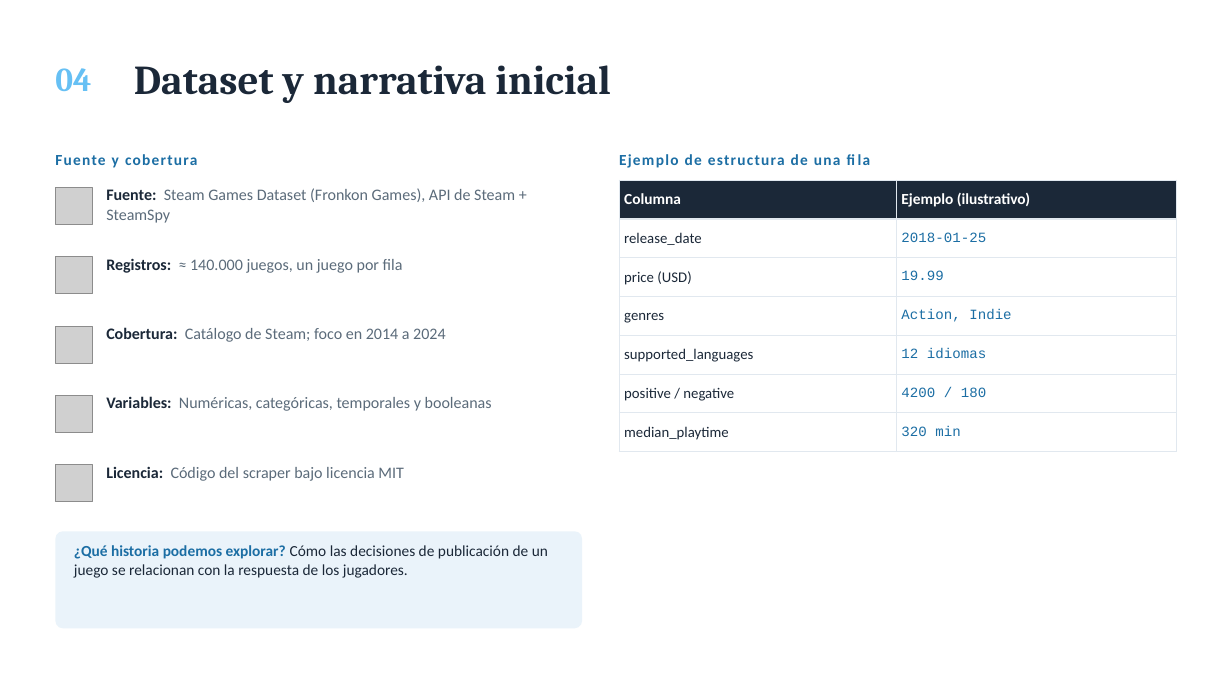
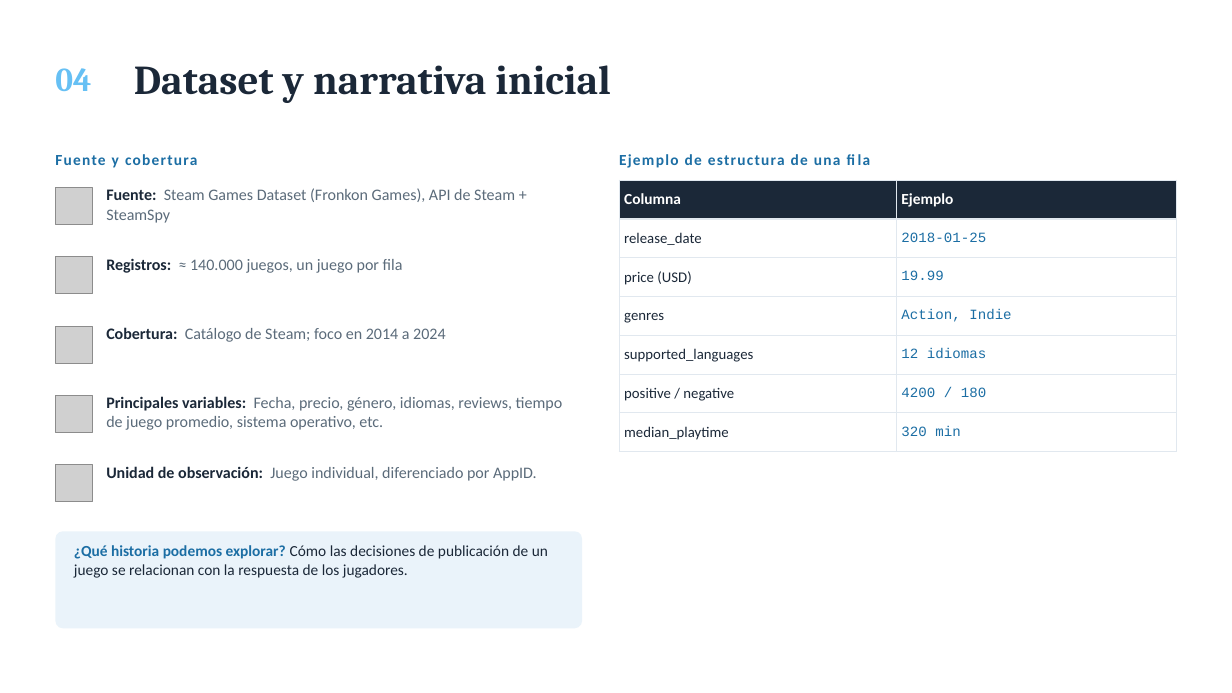
Before and after one commit to MaxiBonoUSM/Radiografia-Steam, a slide deck: slide 4 of docs/Radiografía Steam.pptx. Drawn at 1232x693 pixels with LibreOffice and Linux fonts; fonts in the diff are those of the drawing; grey boxes stand for pictures. Boxes give left, top, right and bottom in pixels: in the first picture for what was removed or moved away, otherwise in the second. Text is boxed around its words. In the diff, an @@ line names an element or a change of style, - is before the commit and + after.

```diff
--- a/docs/Radiografía Steam.pptx
+++ b/docs/Radiografía Steam.pptx
@@ table at (x1=619, y1=180, x2=1177, y2=452) @@
-row 1, column 2: Ejemplo (ilustrativo)
+row 1, column 2: Ejemplo
@@ text at (x1=106, y1=396, x2=563, y2=430): text changed @@
-Variables: Numéricas, categóricas, temporales y booleanas
+Principales variables: Fecha, precio, género, idiomas, reviews, tiempo de juego promedio, sistema operativo, etc.
@@ text at (x1=106, y1=466, x2=537, y2=481): text changed @@
-Licencia: Código del scraper bajo licencia MIT
+Unidad de observación: Juego individual, diferenciado por AppID.
```
Also in this commit, not shown: 3 other slides changed.
